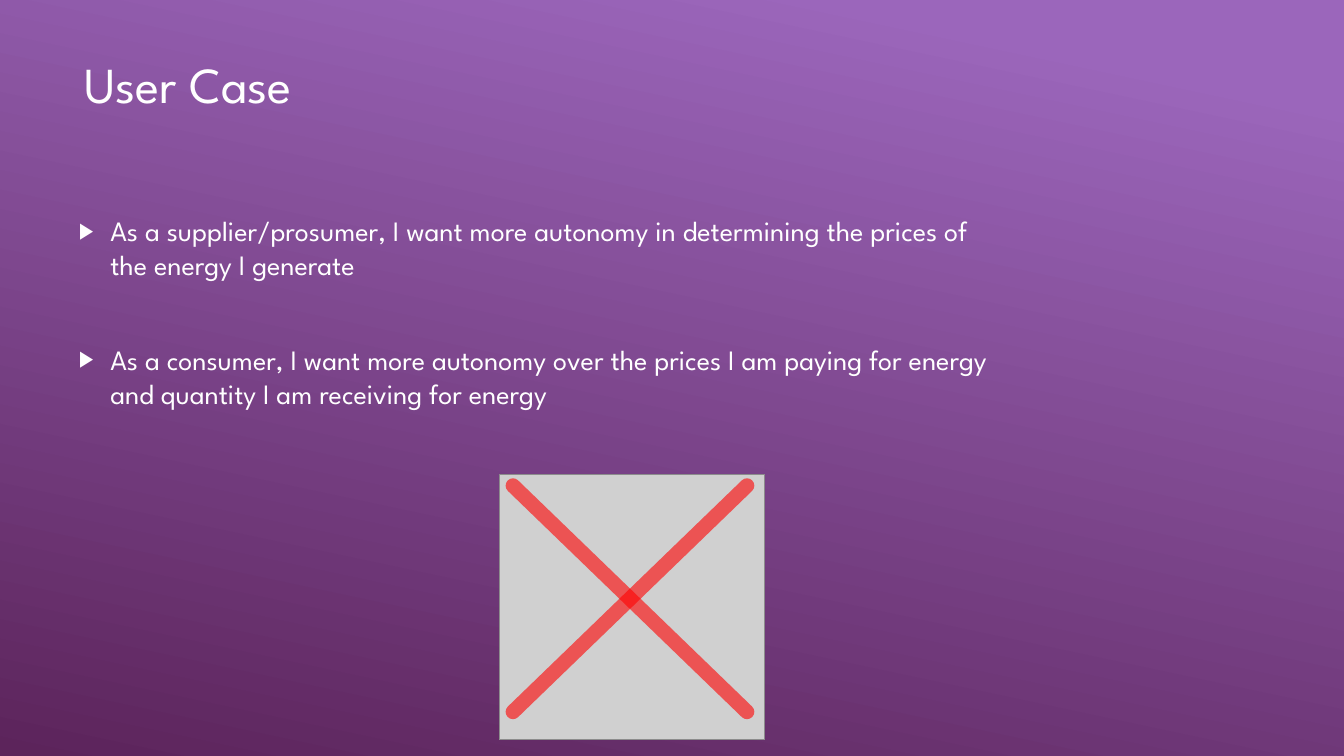
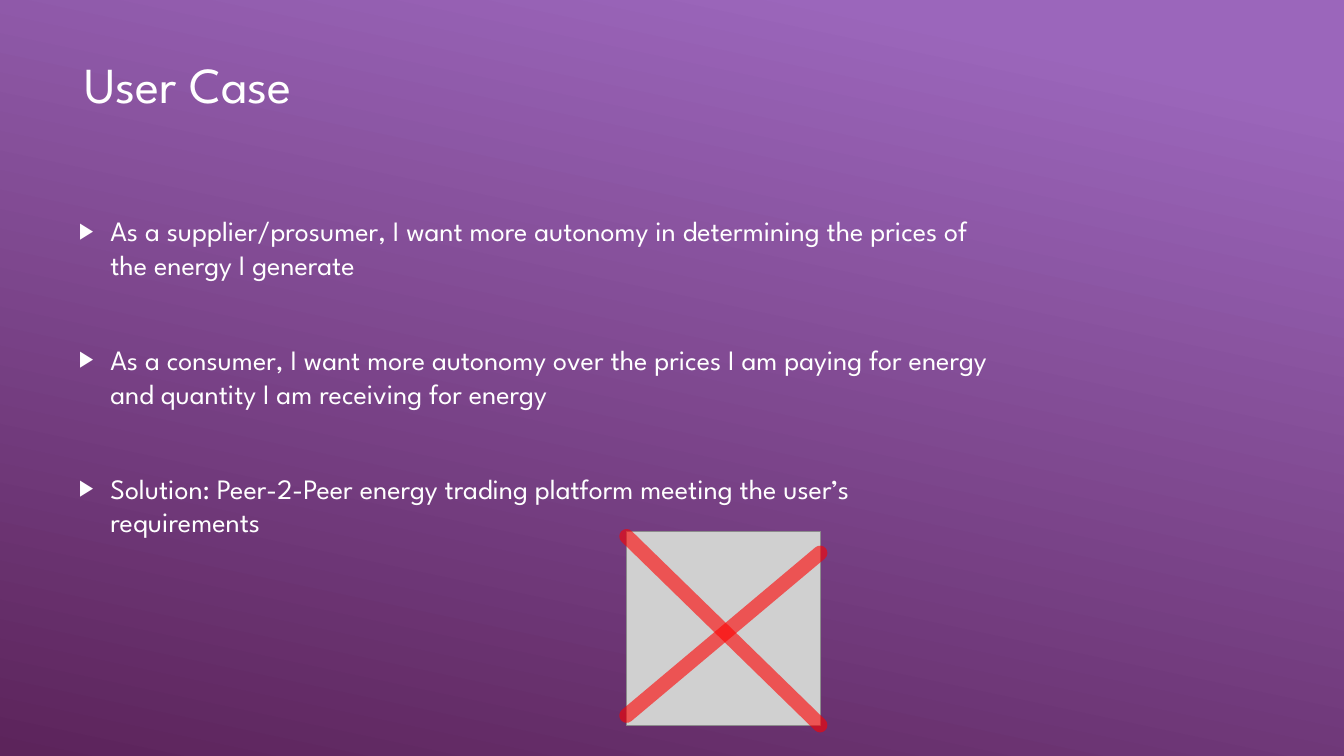
Before and after one commit to S-Chitra/AccentureHack, a slide deck: slide 4 of Presentation.pptx. Drawn at 1344x756 pixels with LibreOffice and Linux fonts; fonts in the diff are those of the drawing; grey boxes stand for pictures; background and template pictures are left out. Boxes give left, top, right and bottom in pixels: in the first picture for what was removed or moved away, otherwise in the second. Text is boxed around its words. In the diff, an @@ line names an element or a change of style, - is before the commit and + after.

Commit message:
Updated presentation

```diff
--- a/Presentation.pptx
+++ b/Presentation.pptx
@@ text at box(110, 479, 849, 538): paragraph added @@
+▶ Solution: Peer-2-Peer energy trading platform meeting the user’s requirements
@@ picture: place and size @@
-picture at box(499, 475, 764, 740)
+picture at box(627, 531, 821, 725)
@@ line moved from (513, 486) - (747, 712) to (627, 536) - (821, 725) @@
@@ line moved from (747, 486) - (513, 712) to (821, 554) - (627, 716) @@
```
Also in this commit, not shown: 1 other slide changed, 1 slide removed.
